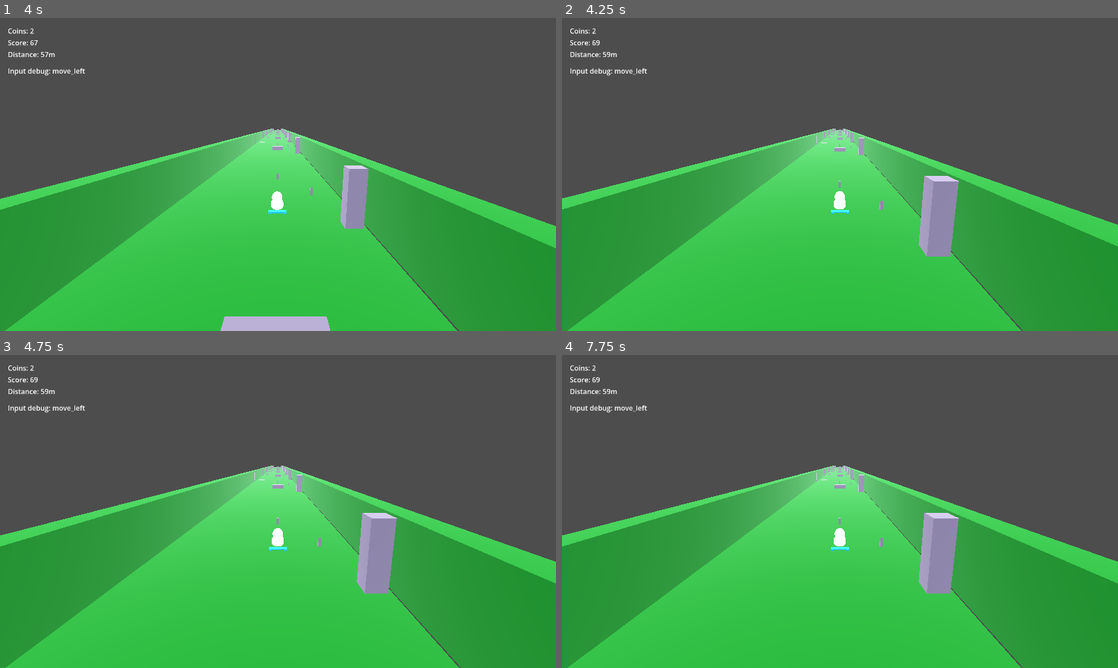
Above: before the commit, frames 1-4 (two rows, left to right).
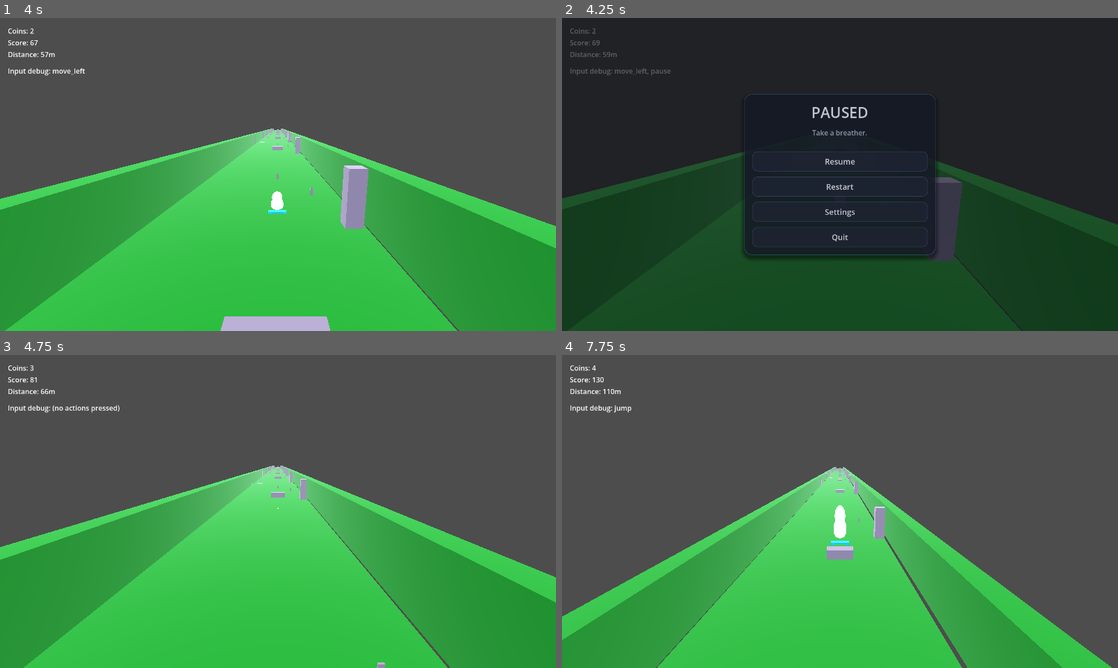
Above: after the commit, the same moments.

Repository: AlexXaya/SkateKnight
Game: Godot game, scene res://scenes/main.tscn
The game is run twice, just before and just after one commit, with the same random seed, the same clock (stepped at 60 frames per second) and the same inputs.
Inputs (mouse positions are in pixels of both pictures, inside the frame that each line leads up to):
- Up to frame 1 (4 s): hold D (move_right) 0.53-1.28 s; tap Shift (boost) at 0.6, 2.85 s; tap W (jump) at 0.77, 1.52, 3.02, 3.77 s; hold Down 1.28-2.03 s; tap S (slide) at 1.35, 3.6 s; hold D (move_right) 2.03-2.78 s; tap Space at 2.1 s; hold Up 2.78-3.53 s; hold A (move_left) from 3.53 s (still down)
- Up to frame 2 (4.25 s): keep holding A (move_left); tap Escape (pause) at 4.15 s
- Up to frame 3 (4.75 s): release A (move_left) at 4.25 s; click (278, 498) at 4.25 s, where only the run after the commit has a clickable "Resume"
- Up to frame 4 (7.75 s): hold A (move_left) 5.03-5.78 s; tap Space at 5.1, 7.35 s; tap W (jump) at 5.27, 6.77, 7.52 s; hold Down 5.78-6.53 s; tap Shift (boost) at 5.85 s; hold D (move_right) 6.53-7.28 s; tap S (slide) at 6.6 s; hold Up from 7.28 s (still down)

Frame 1 is identical in both runs. In frame 2, 100% of the frame differs, in the area x 0-100%, y 0-100%; in frame 3, 8.4%; in frame 4, 30%.

Commit message:
Add pause menu overlay.
Moves pause toggling out of HUD and adds a dedicated pause menu layer with resume/restart/quit.

Made-with: Cursor

Diff:
--- a/scenes/main.tscn
+++ b/scenes/main.tscn
@@ -8,6 +8,7 @@
 [ext_resource type="Script" path="res://scripts/camera_follow.gd" id="7_1n0cl"]
 [ext_resource type="Script" path="res://scripts/input_debug.gd" id="8_inputdbg"]
 [ext_resource type="Script" path="res://scripts/input_setup.gd" id="9_inputsetup"]
+[ext_resource type="Script" path="res://scripts/pause_menu.gd" id="10_pausemenu"]
 [ext_resource type="PackedScene" path="res://scenes/player/player.tscn" id="8_3p0h1"]
 
 [sub_resource type="ShaderMaterial" id="ShaderMaterial_6c6b8"]
@@ -61,12 +62,14 @@
 [node name="Player" parent="." instance=ExtResource("8_3p0h1")]
 transform = Transform3D(1, 0, 0, 0, 1, 0, 0, 0, 1, 0, 1.1, 0)
 invert_lane_controls = true
+process_mode = 1
 
 [node name="CameraRig" type="Node3D" parent="."]
 transform = Transform3D(1, 0, 0, 0, 1, 0, 0, 0, 1, 0, 0, 0)
 script = ExtResource("7_1n0cl")
 target_path = NodePath("../Player")
 offset = Vector3(0, 0, 0)
+process_mode = 1
 
 [node name="Camera3D" type="Camera3D" parent="CameraRig"]
 transform = Transform3D(1, 0, 0, 0, 1, 0, 0, 0, 1, 0, 4.0, -8.5)
@@ -80,17 +83,23 @@
 chunk_length = 32.0
 chunks_ahead = 10
 chunks_behind = 2
+process_mode = 1
 
 [node name="RunManager" type="Node" parent="."]
 script = ExtResource("4_3x4qg")
 player_path = NodePath("../Player")
+process_mode = 1
 
 [node name="HUD" type="CanvasLayer" parent="."]
 script = ExtResource("5_4a2m3")
 run_manager_path = NodePath("../RunManager")
+layer = 10
 
 [node name="InputDebug" type="CanvasLayer" parent="."]
 script = ExtResource("8_inputdbg")
+
+[node name="PauseMenu" type="CanvasLayer" parent="."]
+script = ExtResource("10_pausemenu")
 
 [node name="HUD" type="Control" parent="HUD"]
 layout_mode = 3
@@ -139,3 +148,47 @@
 text = "RUN OVER\\n(Press Esc to pause)"
 horizontal_alignment = 1
 vertical_alignment = 1
+
+[node name="PauseMenu" type="Control" parent="HUD"]
+layout_mode = 3
+anchors_preset = 15
+offset_left = 0.0
+offset_top = 0.0
+offset_right = 1280.0
+offset_bottom = 720.0
+visible = false
+mouse_filter = 2
+
+[node name="Dim" type="ColorRect" parent="HUD/PauseMenu"]
+layout_mode = 3
+anchors_preset = 15
+offset_left = 0.0
+offset_top = 0.0
+offset_right = 1280.0
+offset_bottom = 720.0
+color = Color(0, 0, 0, 0.55)
+
+[node name="Center" type="CenterContainer" parent="HUD/PauseMenu"]
+layout_mode = 1
+anchors_preset = 15
+offset_right = 1280.0
+offset_bottom = 720.0
+
+[node name="Panel" type="PanelContainer" parent="HUD/PauseMenu/Center"]
+custom_minimum_size = Vector2(360, 0)
+
+[node name="VBox" type="VBoxContainer" parent="HUD/PauseMenu/Center/Panel"]
+theme_override_constants/separation = 12
+
+[node name="Title" type="Label" parent="HUD/PauseMenu/Center/Panel/VBox"]
+text = "Paused"
+horizontal_alignment = 1
+
+[node name="Resume" type="Button" parent="HUD/PauseMenu/Center/Panel/VBox"]
+text = "Resume"
+
+[node name="Restart" type="Button" parent="HUD/PauseMenu/Center/Panel/VBox"]
+text = "Restart"
+
+[node name="Quit" type="Button" parent="HUD/PauseMenu/Center/Panel/VBox"]
+text = "Quit"
--- a/scripts/hud.gd
+++ b/scripts/hud.gd
@@ -10,6 +10,7 @@
 var _rm: Node
 
 func _ready() -> void:
+	process_mode = Node.PROCESS_MODE_ALWAYS
 	_rm = get_node(run_manager_path)
 	_game_over.visible = false
 	if _rm != null:
@@ -18,10 +19,6 @@
 		if _rm.has_signal("run_over"):
 			_rm.connect("run_over", _on_run_over)
 
-func _unhandled_input(event: InputEvent) -> void:
-	if event.is_action_pressed("pause"):
-		get_tree().paused = not get_tree().paused
-
 func _on_stats_changed(coins: int, score: int, distance: float) -> void:
 	_coins_label.text = "Coins: %d" % coins
 	_score_label.text = "Score: %d" % score
--- /dev/null
+++ b/scripts/pause_menu.gd
@@ -0,0 +1,217 @@
+extends CanvasLayer
+
+@export var pause_action: StringName = &"pause"
+
+var _root: Control
+var _main_panel: Control
+var _settings_panel: Control
+var _resume: Button
+var _restart: Button
+var _settings: Button
+var _quit: Button
+var _dim: ColorRect
+
+func _ready() -> void:
+	process_mode = Node.PROCESS_MODE_ALWAYS
+	layer = 100
+	_build_ui()
+	_set_paused(false)
+
+func _process(_delta: float) -> void:
+	if Input.is_action_just_pressed(pause_action):
+		_set_paused(not get_tree().paused)
+
+func _build_ui() -> void:
+	_root = Control.new()
+	_root.name = "PauseUI"
+	_root.anchor_right = 1.0
+	_root.anchor_bottom = 1.0
+	_root.theme = _make_theme()
+	add_child(_root)
+
+	_dim = ColorRect.new()
+	_dim.anchor_right = 1.0
+	_dim.anchor_bottom = 1.0
+	_dim.color = Color(0.03, 0.04, 0.06, 0.72)
+	_root.add_child(_dim)
+
+	var center := CenterContainer.new()
+	center.anchor_right = 1.0
+	center.anchor_bottom = 1.0
+	_root.add_child(center)
+
+	var panel := PanelContainer.new()
+	panel.custom_minimum_size = Vector2(440, 0)
+	center.add_child(panel)
+
+	var vbox := VBoxContainer.new()
+	vbox.add_theme_constant_override("separation", 12)
+	panel.add_child(vbox)
+	_main_panel = panel
+
+	var title := Label.new()
+	title.text = "PAUSED"
+	title.horizontal_alignment = HORIZONTAL_ALIGNMENT_CENTER
+	title.add_theme_font_size_override("font_size", 34)
+	vbox.add_child(title)
+
+	var subtitle := Label.new()
+	subtitle.text = "Take a breather."
+	subtitle.horizontal_alignment = HORIZONTAL_ALIGNMENT_CENTER
+	subtitle.modulate = Color(0.82, 0.86, 0.95, 0.85)
+	subtitle.add_theme_font_size_override("font_size", 16)
+	vbox.add_child(subtitle)
+
+	var spacer := Control.new()
+	spacer.custom_minimum_size = Vector2(0, 8)
+	vbox.add_child(spacer)
+
+	_resume = Button.new()
+	_resume.text = "Resume"
+	_resume.pressed.connect(func(): _set_paused(false))
+	vbox.add_child(_resume)
+
+	_restart = Button.new()
+	_restart.text = "Restart"
+	_restart.pressed.connect(func():
+		_set_paused(false)
+		get_tree().reload_current_scene()
+	)
+	vbox.add_child(_restart)
+
+	_settings = Button.new()
+	_settings.text = "Settings"
+	_settings.pressed.connect(_show_settings)
+	vbox.add_child(_settings)
+
+	_quit = Button.new()
+	_quit.text = "Quit"
+	_quit.pressed.connect(func(): get_tree().quit())
+	vbox.add_child(_quit)
+
+	_settings_panel = PanelContainer.new()
+	_settings_panel.custom_minimum_size = Vector2(420, 0)
+	_settings_panel.visible = false
+	center.add_child(_settings_panel)
+
+	var settings_vbox := VBoxContainer.new()
+	settings_vbox.add_theme_constant_override("separation", 12)
+	_settings_panel.add_child(settings_vbox)
+
+	var settings_title := Label.new()
+	settings_title.text = "SETTINGS"
+	settings_title.horizontal_alignment = HORIZONTAL_ALIGNMENT_CENTER
+	settings_title.add_theme_font_size_override("font_size", 28)
+	settings_vbox.add_child(settings_title)
+
+	var placeholder := Label.new()
+	placeholder.text = "Volume coming soon."
+	placeholder.horizontal_alignment = HORIZONTAL_ALIGNMENT_CENTER
+	placeholder.modulate = Color(0.82, 0.86, 0.95, 0.85)
+	settings_vbox.add_child(placeholder)
+
+	var back := Button.new()
+	back.text = "Back"
+	back.pressed.connect(_hide_settings)
+	settings_vbox.add_child(back)
+
+func _set_paused(paused: bool) -> void:
+	get_tree().paused = paused
+	_root.visible = paused
+	if not paused:
+		_hide_settings()
+	Input.mouse_mode = (Input.MOUSE_MODE_VISIBLE if paused else Input.MOUSE_MODE_CAPTURED)
+	if paused:
+		_animate_open()
+
+func _show_settings() -> void:
+	if _main_panel:
+		_main_panel.visible = false
+	if _settings_panel:
+		_settings_panel.visible = true
+
+func _hide_settings() -> void:
+	if _main_panel:
+		_main_panel.visible = true
+	if _settings_panel:
+		_settings_panel.visible = false
+
+func _make_theme() -> Theme:
+	var t := Theme.new()
+
+	# Typography
+	t.set_font_size("font_size", "Label", 18)
+	t.set_font_size("font_size", "Button", 18)
+
+	# Colors
+	t.set_color("font_color", "Label", Color(0.92, 0.94, 0.98))
+	t.set_color("font_color", "Button", Color(0.94, 0.95, 0.98))
+	t.set_color("font_hover_color", "Button", Color(1, 1, 1))
+	t.set_color("font_pressed_color", "Button", Color(0.95, 0.95, 0.98))
+
+	# Panel style
+	var panel := StyleBoxFlat.new()
+	panel.bg_color = Color(0.09, 0.11, 0.16, 0.95)
+	panel.border_color = Color(0.32, 0.52, 0.9, 0.55)
+	panel.border_width_left = 1
+	panel.border_width_top = 1
+	panel.border_width_right = 1
+	panel.border_width_bottom = 1
+	panel.corner_radius_top_left = 16
+	panel.corner_radius_top_right = 16
+	panel.corner_radius_bottom_left = 16
+	panel.corner_radius_bottom_right = 16
+	panel.content_margin_left = 18
+	panel.content_margin_right = 18
+	panel.content_margin_top = 18
+	panel.content_margin_bottom = 18
+	panel.shadow_color = Color(0, 0, 0, 0.55)
+	panel.shadow_size = 10
+	panel.shadow_offset = Vector2(0, 6)
+	t.set_stylebox("panel", "PanelContainer", panel)
+
+	# Buttons
+	var btn_normal := StyleBoxFlat.new()
+	btn_normal.bg_color = Color(0.12, 0.14, 0.2, 0.95)
+	btn_normal.border_color = Color(0.26, 0.3, 0.42, 0.9)
+	btn_normal.border_width_left = 1
+	btn_normal.border_width_top = 1
+	btn_normal.border_width_right = 1
+	btn_normal.border_width_bottom = 1
+	btn_normal.corner_radius_top_left = 12
+	btn_normal.corner_radius_top_right = 12
+	btn_normal.corner_radius_bottom_left = 12
+	btn_normal.corner_radius_bottom_right = 12
+	btn_normal.content_margin_left = 14
+	btn_normal.content_margin_right = 14
+	btn_normal.content_margin_top = 10
+	btn_normal.content_margin_bottom = 10
+
+	var btn_hover := btn_normal.duplicate()
+	btn_hover.bg_color = Color(0.14, 0.18, 0.28, 1.0)
+	btn_hover.border_color = Color(0.42, 0.62, 1.0, 1.0)
+
+	var btn_pressed := btn_normal.duplicate()
+	btn_pressed.bg_color = Color(0.08, 0.1, 0.15, 1.0)
+	btn_pressed.border_color = Color(0.42, 0.62, 1.0, 1.0)
+
+	t.set_stylebox("normal", "Button", btn_normal)
+	t.set_stylebox("hover", "Button", btn_hover)
+	t.set_stylebox("pressed", "Button", btn_pressed)
+	t.set_stylebox("focus", "Button", StyleBoxEmpty.new())
+
+	return t
+
+func _animate_open() -> void:
+	if _main_panel == null or _dim == null:
+		return
+
+	_main_panel.scale = Vector2(0.96, 0.96)
+	_main_panel.modulate = Color(1, 1, 1, 0.0)
+	_dim.modulate = Color(1, 1, 1, 0.0)
+
+	var tween := create_tween()
+	tween.set_parallel(true)
+	tween.tween_property(_dim, "modulate", Color(1, 1, 1, 1), 0.12).set_trans(Tween.TRANS_SINE).set_ease(Tween.EASE_OUT)
+	tween.tween_property(_main_panel, "modulate", Color(1, 1, 1, 1), 0.14).set_trans(Tween.TRANS_SINE).set_ease(Tween.EASE_OUT)
+	tween.tween_property(_main_panel, "scale", Vector2.ONE, 0.18).set_trans(Tween.TRANS_BACK).set_ease(Tween.EASE_OUT)
Not shown: 1 places in scenes/main.tscn that only renumber resources
Not shown, added: scripts/pause_menu.gd.uid
